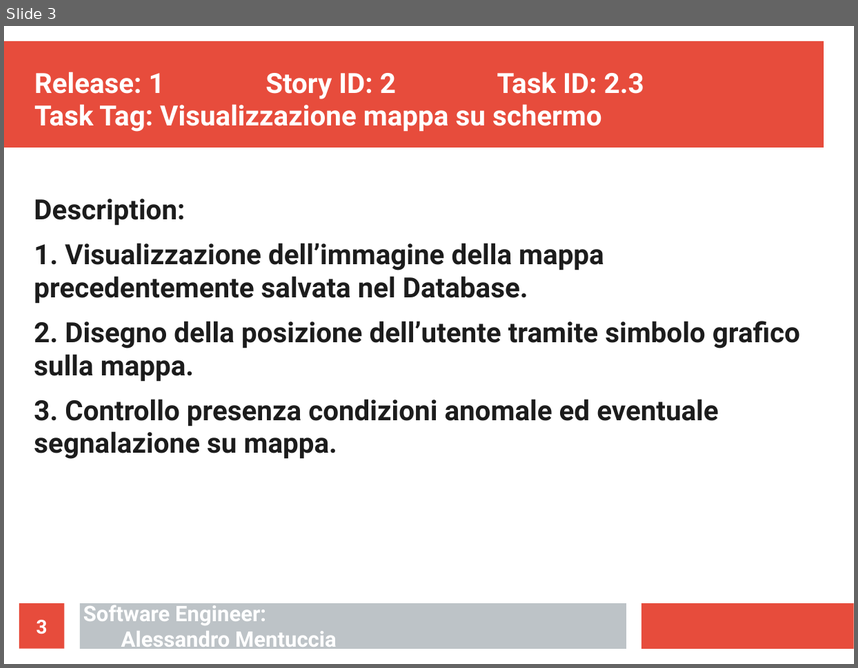
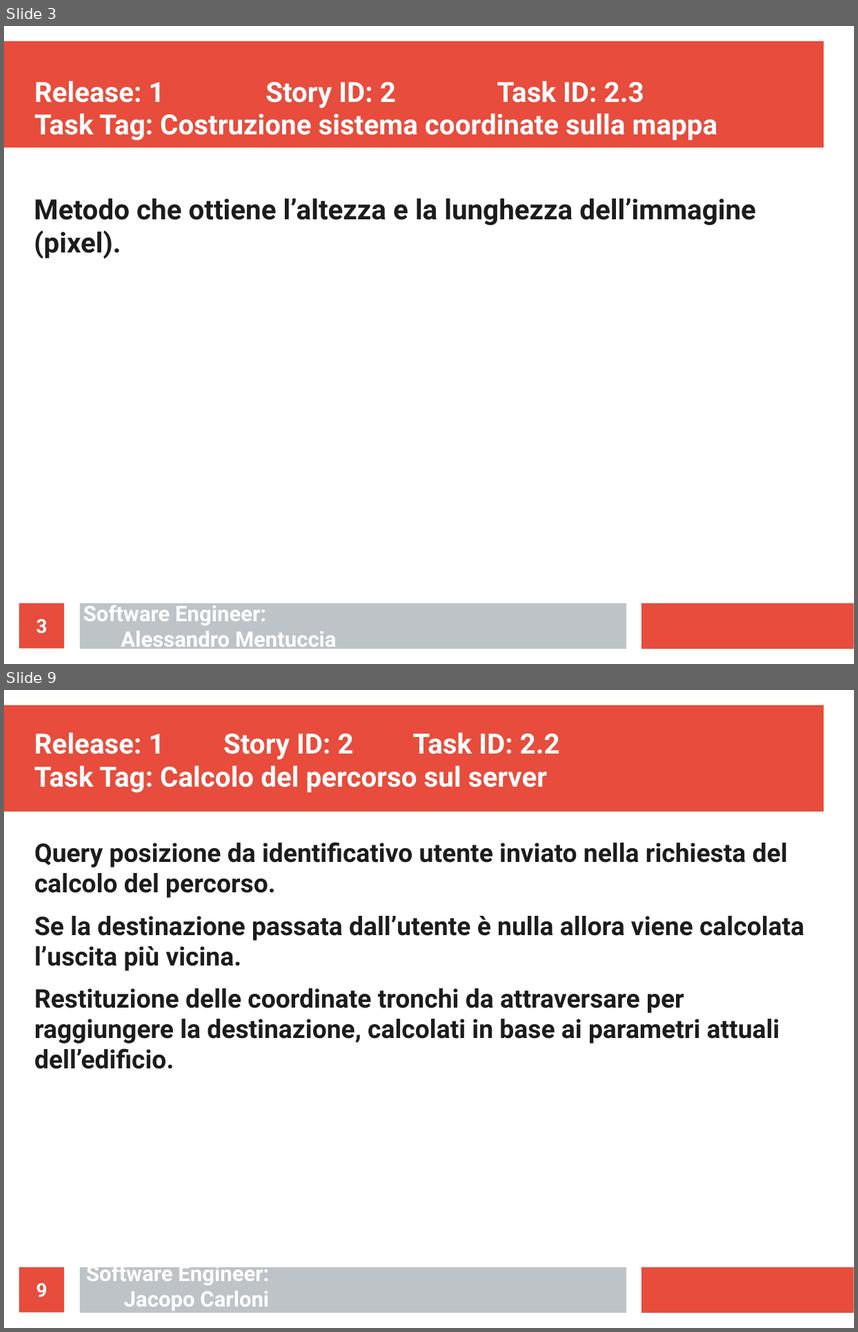
Before and after one commit to ecorradini/ProgettoIDS, a slide deck: AnalisiRequisiti/TaskGestioneMappe.ppt. Shown one above the other, each under a label of ours: slide 3 before the commit, slides 3 and 9 after it; the slides between them are not shown. The pictures are 858x668 and 858x1332 pixels, drawn with LibreOffice and Linux fonts; fonts in the diff are those of the drawing. Boxes give left, top, right and bottom in pixels: in the first picture for what was removed or moved away, otherwise in the second. Text is boxed around its words. In the diff, an @@ line names an element or a change of style, - is before the commit and + after.

Commit message:
TASK

```diff
--- a/AnalisiRequisiti/TaskGestioneMappe.ppt
+++ b/AnalisiRequisiti/TaskGestioneMappe.ppt
@@ slide 9 added at (4,690,854,1328), background #FFFFFF; not listed: 3 template elements that a slide beside it also shows @@
@@ text added at (34,732,560,793), 26 pt, text #FFFFFF, bold @@
+Release: 1 Story ID: 2 Task ID: 2.2
+Task Tag: Calcolo del percorso sul server
@@ text added at (34,842,804,1069), 24 pt, text #1C1C1C, bold @@
+Query posizione da identificativo utente inviato nella richiesta del calcolo del percorso.
+Se la destinazione passata dall’utente è nulla allora viene calcolata l’uscita più vicina.
+Restituzione delle coordinate tronchi da attraversare per raggiungere la destinazione, calcolati in base ai parametri attuali dell’edificio.
@@ page number added at (19,1267,65,1312), fill #E74C3C, 18 pt, text #FFFFFF, bold @@
+9
@@ text added at (86,1261,269,1310), 20 pt, text #FFFFFF, bold @@
+Software Engineer:
+Jacopo Carloni
@@ slide 3 changed as well @@
@@ title at (34,81,718,141): text changed @@
-Release: 1 Story ID: 2 Task ID: 2.3
-Task Tag: Visualizzazione mappa su schermo
+Release: 1 Story ID: 2 Task ID: 2.3
+Task Tag: Costruzione sistema coordinate sulla mappa
@@ text at (34,198,756,259): text changed @@
-Description:
-1. Visualizzazione dell’immagine della mappa precedentemente salvata nel Database.
-2. Disegno della posizione dell’utente tramite simbolo grafico sulla mappa.
-3. Controllo presenza condizioni anomale ed eventuale segnalazione su mappa.
+Metodo che ottiene l’altezza e la lunghezza dell’immagine (pixel).
```
Also in this commit, not shown: 2 other slides changed, 5 other slides added, 1 slide removed, 2 other files.
